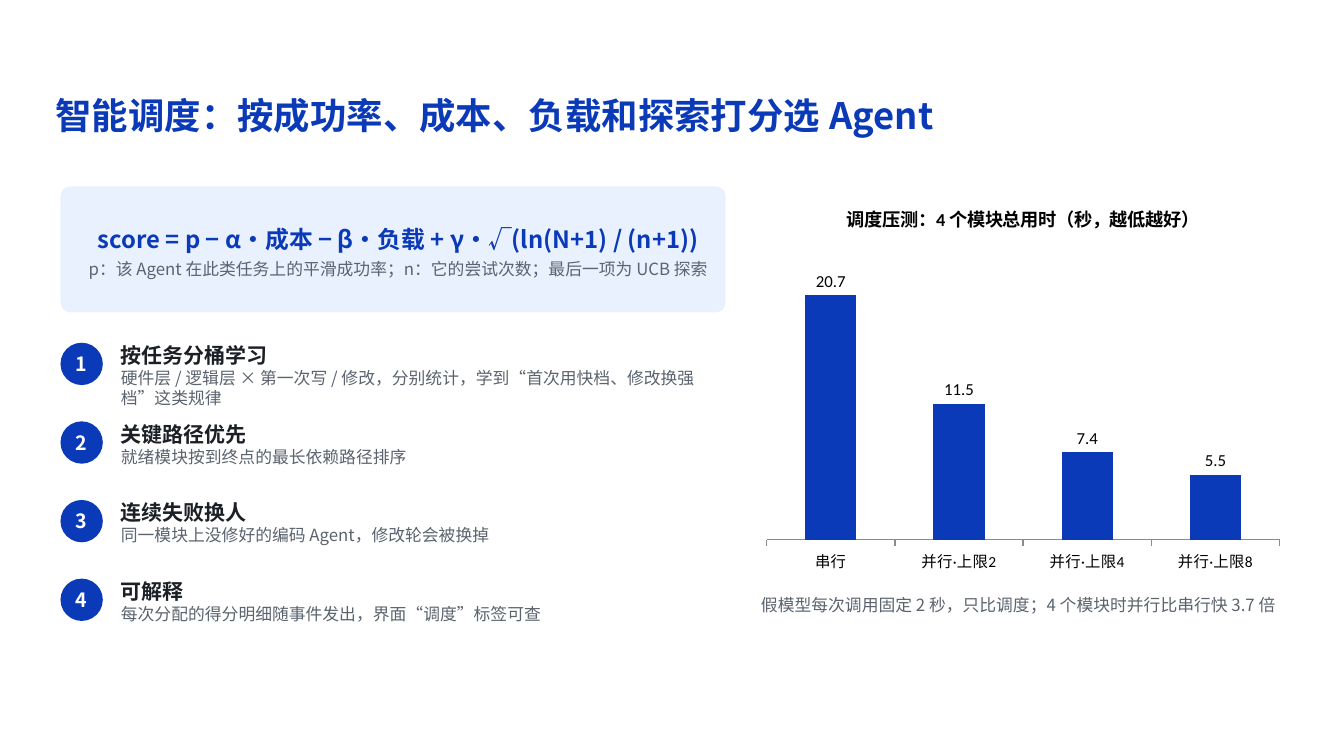
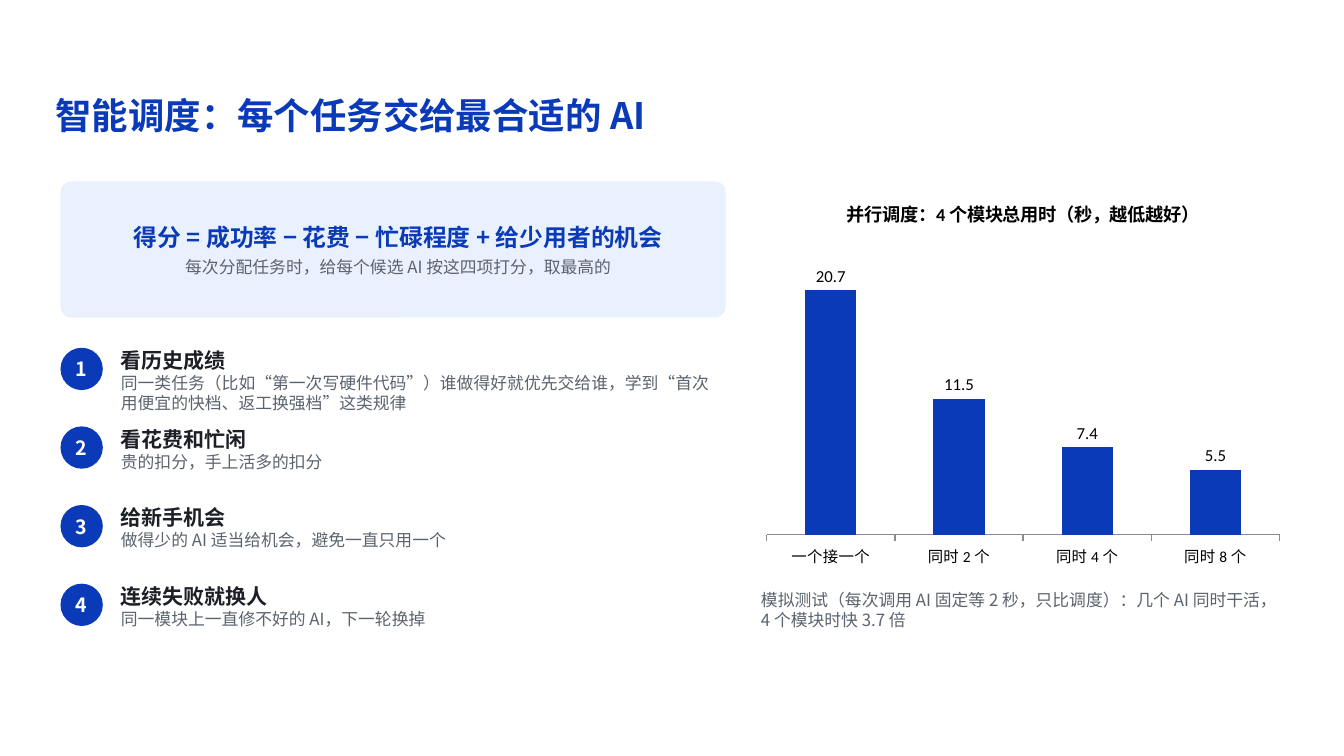
Before and after one commit to z-xxkk/firmforge, a slide deck: slide 8 of submission/方案讲解.pptx. Drawn at 1344x756 pixels with LibreOffice and Linux fonts; fonts in the diff are those of the drawing; background and template pictures are left out. Boxes give left, top, right and bottom in pixels: in the first picture for what was removed or moved away, otherwise in the second. Text is boxed around its words. In the diff, an @@ line names an element or a change of style, - is before the commit and + after.

```diff
--- a/submission/方案讲解.pptx
+++ b/submission/方案讲解.pptx
@@ text at box(55, 97, 646, 133): text changed @@
-智能调度：按成功率、成本、负载和探索打分选 Agent
+智能调度：每个任务交给最合适的 AI
@@ rounded rectangle: place and size @@
-rounded rectangle at box(60, 187, 726, 313)
+rounded rectangle at box(60, 181, 726, 318)
@@ column chart at box(756, 181, 1291, 575) @@
@@ title "调度压测：4 个模块总用时（秒，越低越好）" to "并行调度：4 个模块总用时（秒，越低越好）" @@
-categories: 串行, 并行·上限2, 并行·上限4, 并行·上限8
+categories: 一个接一个, 同时 2 个, 同时 4 个, 同时 8 个
@@ column chart: place and size @@
-column chart at box(756, 187, 1291, 580)
+column chart at box(756, 181, 1291, 575)
@@ text at box(134, 225, 663, 275): text changed @@
-score = p − α·成本 − β·负载 + γ·√(ln(N+1) / (n+1))
-p：该 Agent 在此类任务上的平滑成功率；n：它的尝试次数；最后一项为 UCB 探索
+得分 = 成功率 − 花费 − 忙碌程度 + 给少用者的机会
+每次分配任务时，给每个候选 AI 按这四项打分，取最高的
@@ text at box(121, 350, 709, 411): text changed @@
-按任务分桶学习
-硬件层 / 逻辑层 × 第一次写 / 修改，分别统计，学到“首次用快档、修改换强档”这类规律
+看历史成绩
+同一类任务（比如“第一次写硬件代码”）谁做得好就优先交给谁，学到“首次用便宜的快档、返工换强档”这类规律
@@ text at box(121, 429, 323, 470): text changed @@
-关键路径优先
-就绪模块按到终点的最长依赖路径排序
+看花费和忙闲
+贵的扣分，手上活多的扣分
@@ text at box(121, 507, 446, 548): text changed @@
-连续失败换人
-同一模块上没修好的编码 Agent，修改轮会被换掉
+给新手机会
+做得少的 AI 适当给机会，避免一直只用一个
@@ 4 ellipses: place and size @@
-4 ellipses at box(60, 343, 103, 621)
+4 ellipses at box(60, 348, 103, 626)
@@ text at box(121, 586, 425, 627): text changed @@
-可解释
-每次分配的得分明细随事件发出，界面“调度”标签可查
+连续失败就换人
+同一模块上一直修不好的 AI，下一轮换掉
@@ text at box(761, 592, 1277, 628): text changed @@
-假模型每次调用固定 2 秒，只比调度；4 个模块时并行比串行快 3.7 倍
+模拟测试（每次调用 AI 固定等 2 秒，只比调度）：几个 AI 同时干活，4 个模块时快 3.7 倍
```
Also in this commit, not shown: 13 other slides changed, 1 slide added, 1 slide removed, 1 other file.
